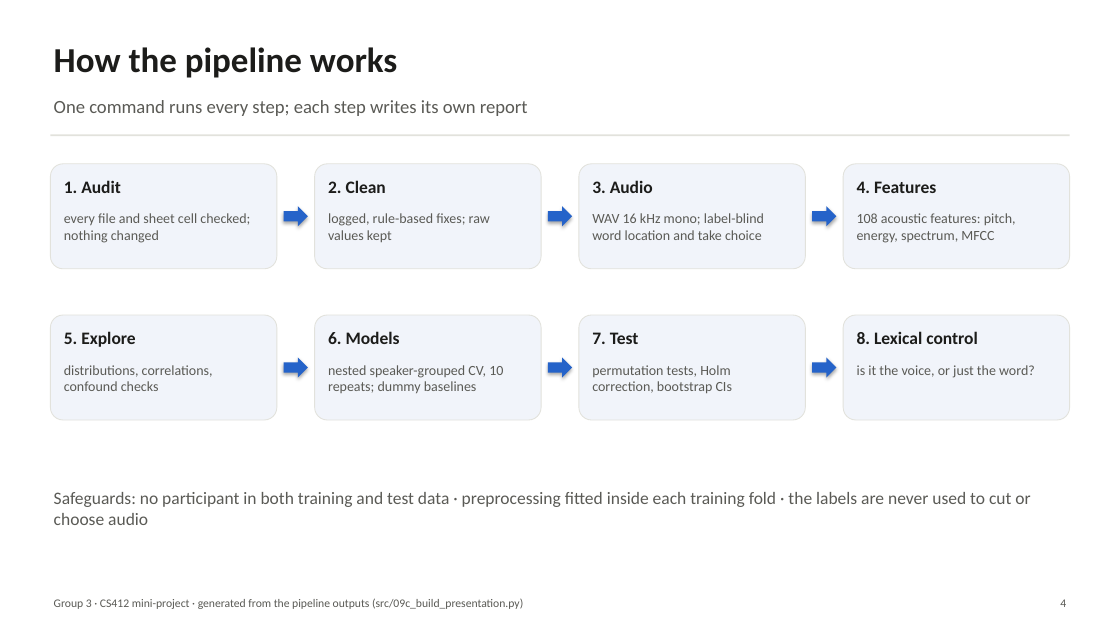
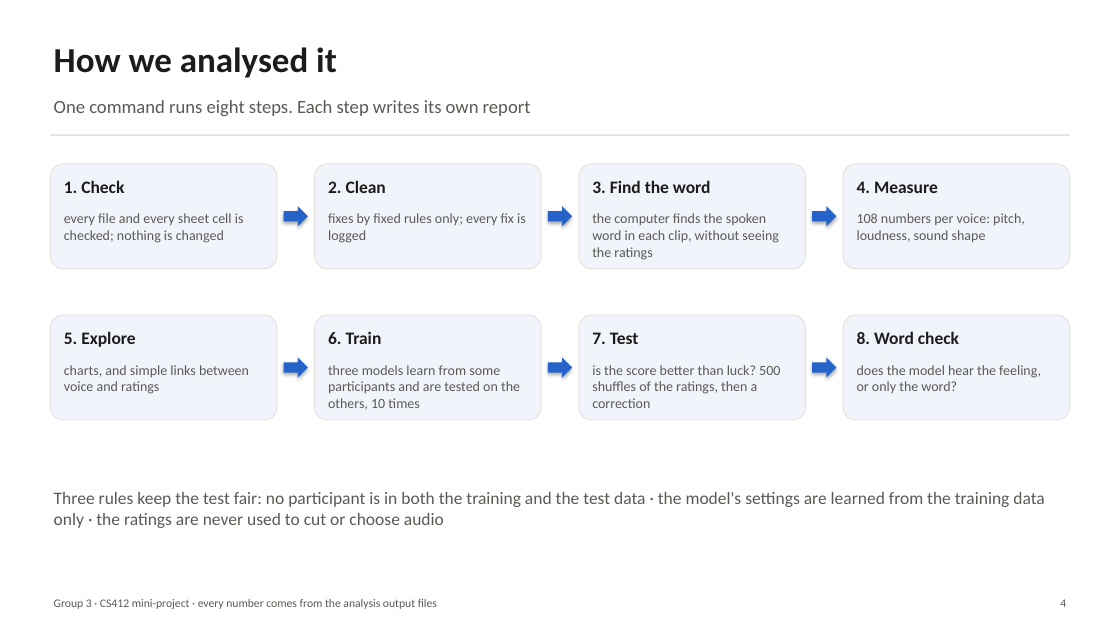
Before and after one commit to everyonehatesralph/AC_miniproject, a slide deck: slide 4 of reports/presentation/G3_results_presentation.pptx. Drawn at 1120x630 pixels with LibreOffice and Linux fonts; fonts in the diff are those of the drawing. Boxes give left, top, right and bottom in pixels: in the first picture for what was removed or moved away, otherwise in the second. Text is boxed around its words. In the diff, an @@ line names an element or a change of style, - is before the commit and + after.

```diff
--- a/reports/presentation/G3_results_presentation.pptx
+++ b/reports/presentation/G3_results_presentation.pptx
@@ text at (54, 47, 337, 78): text changed @@
-How the pipeline works
+How we analysed it
@@ text at (54, 100, 531, 116): text changed @@
-One command runs every step; each step writes its own report
+One command runs eight steps. Each step writes its own report
@@ text at (64, 180, 124, 193): text changed @@
-1. Audit
+1. Check
@@ text at (592, 180, 711, 193): text changed @@
-3. Audio
+3. Find the word
@@ text at (857, 181, 938, 193): text changed @@
-4. Features
+4. Measure
@@ text at (64, 213, 244, 243): text changed @@
-every file and sheet cell checked; nothing changed
+every file and every sheet cell is checked; nothing is changed
@@ text at (328, 213, 526, 243): text changed @@
-logged, rule-based fixes; raw values kept
+fixes by fixed rules only; every fix is logged
@@ text at (592, 213, 778, 260): text changed @@
-WAV 16 kHz mono; label-blind word location and take choice
+the computer finds the spoken word in each clip, without seeing the ratings
@@ text at (857, 213, 1025, 243): text changed @@
-108 acoustic features: pitch, energy, spectrum, MFCC
+108 numbers per voice: pitch, loudness, sound shape
@@ text at (328, 331, 382, 344): text changed @@
-6. Models
+6. Train
@@ text at (857, 331, 959, 344): text changed @@
-8. Lexical control
+8. Word check
@@ text at (64, 365, 249, 394): text changed @@
-distributions, correlations, confound checks
+charts, and simple links between voice and ratings
@@ text at (328, 365, 520, 410): text changed @@
-nested speaker-grouped CV, 10 repeats; dummy baselines
+three models learn from some participants and are tested on the others, 10 times
@@ text at (592, 365, 780, 408): text changed @@
-permutation tests, Holm correction, bootstrap CIs
+is the score better than luck? 500 shuffles of the ratings, then a correction
@@ text at (857, 365, 1041, 393): text changed @@
-is it the voice, or just the word?
+does the model hear the feeling, or only the word?
@@ text at (54, 492, 1044, 528): text changed @@
-Safeguards: no participant in both training and test data · preprocessing fitted inside each training fold · the labels are never used to cut or choose audio
+Three rules keep the test fair: no participant is in both the training and the test data · the model's settings are learned from the training data only · the ratings are never used to cut or choose audio
@@ text at (54, 599, 437, 609): text changed @@
-Group 3 · CS412 mini-project · generated from the pipeline outputs (src/09c_build_presentation.py)
+Group 3 · CS412 mini-project · every number comes from the analysis output files
```
Also in this commit, not shown: 10 other slides changed, 2 slides added, 1 slide removed, 12 other files.
